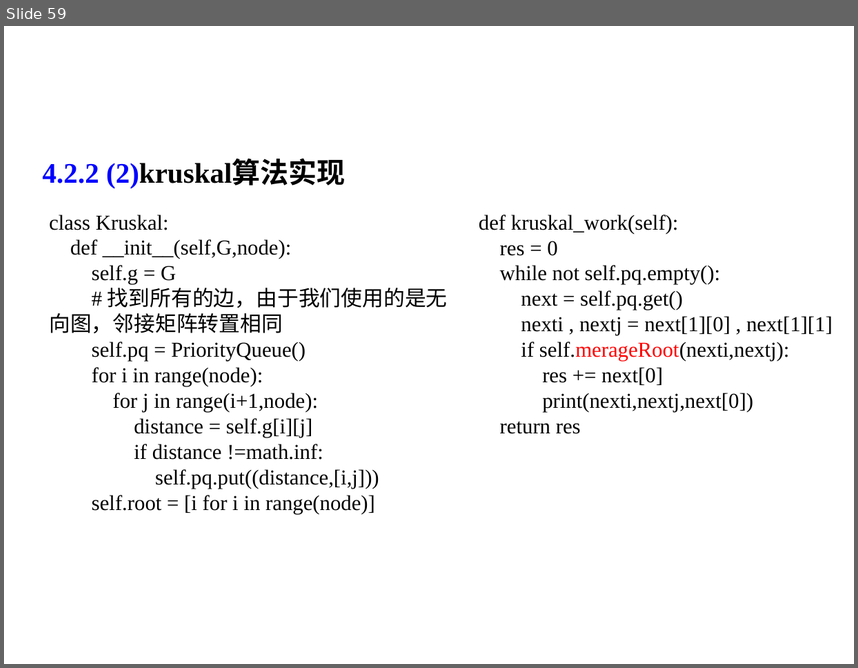
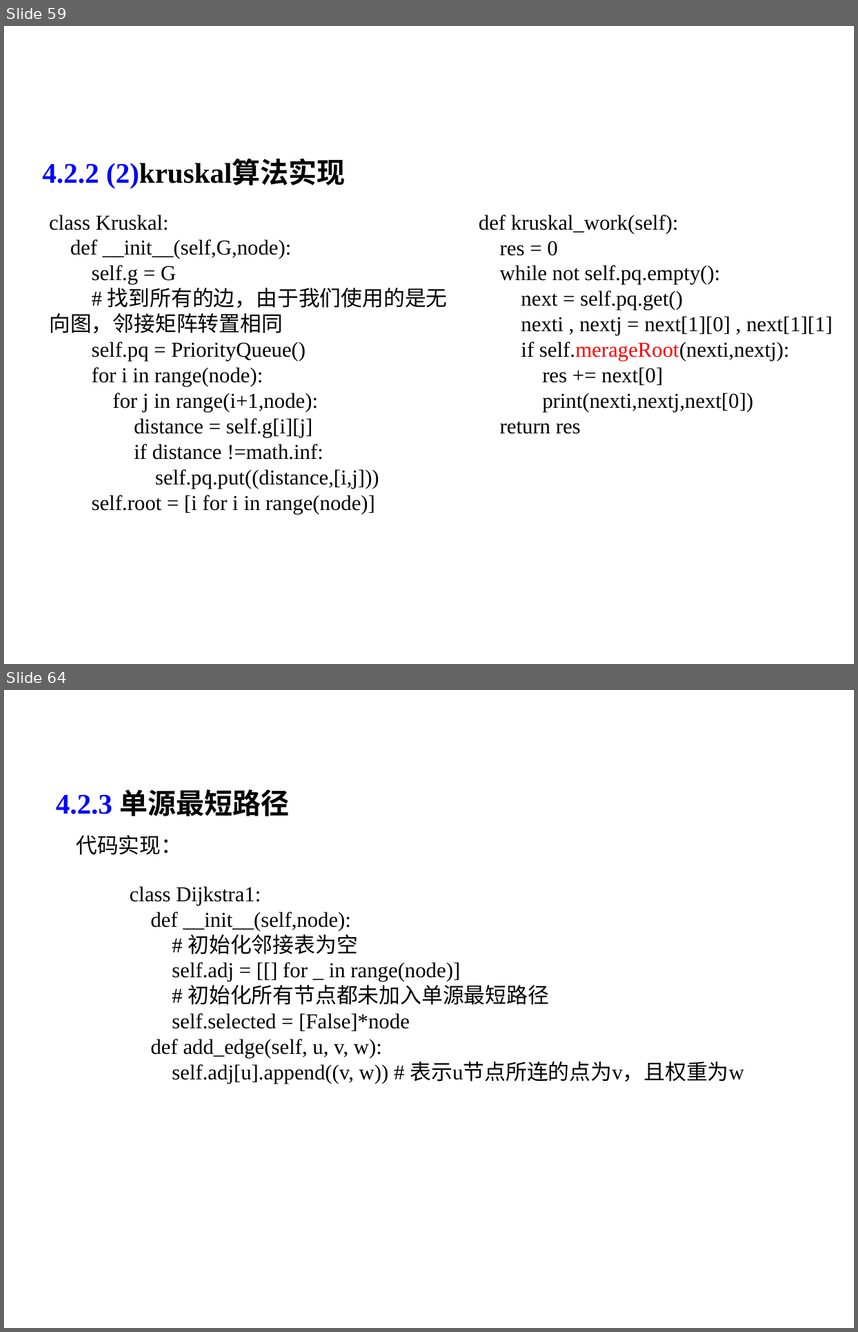
Before and after one commit to liutongling/DP, a slide deck: file/第4章 贪心法.pptx. Shown one above the other, each under a label of ours: slide 59 before the commit, slides 59 and 64 after it; the slides between them are not shown. The pictures are 858x668 and 858x1332 pixels, drawn with LibreOffice and Linux fonts; fonts in the diff are those of the drawing; background and template pictures are left out. Boxes give left, top, right and bottom in pixels: in the first picture for what was removed or moved away, otherwise in the second. Text is boxed around its words. In the diff, an @@ line names an element or a change of style, - is before the commit and + after.

Commit message:
完成第四章内容，使用优先队列+邻接表实现dijsktra算法

```diff
--- a/file/第4章 贪心法.pptx
+++ b/file/第4章 贪心法.pptx
@@ slide 64 added at <box>4,690,854,1328</box>, background #FFFFFF @@
@@ text added at <box>56,789,289,816</box>, 24 pt, text #000000, bold @@
+4.2.3 单源最短路径
@@ text added at <box>76,835,182,855</box>, 18 pt, text #000000 @@
+代码实现：
@@ text added at <box>130,886,744,1083</box>, 18 pt, text #000000 @@
+class Dijkstra1:
+def __init__(self,node):
+# 初始化邻接表为空
+self.adj = [[] for _ in range(node)]
+# 初始化所有节点都未加入单源最短路径
+self.selected = [False]*node
+def add_edge(self, u, v, w):
+self.adj[u].append((v, w)) # 表示u节点所连的点为v，且权重为w
```
Also in this commit, not shown: 4 slides changed, 1 other slide added, 12 slides removed, 2 other files.
